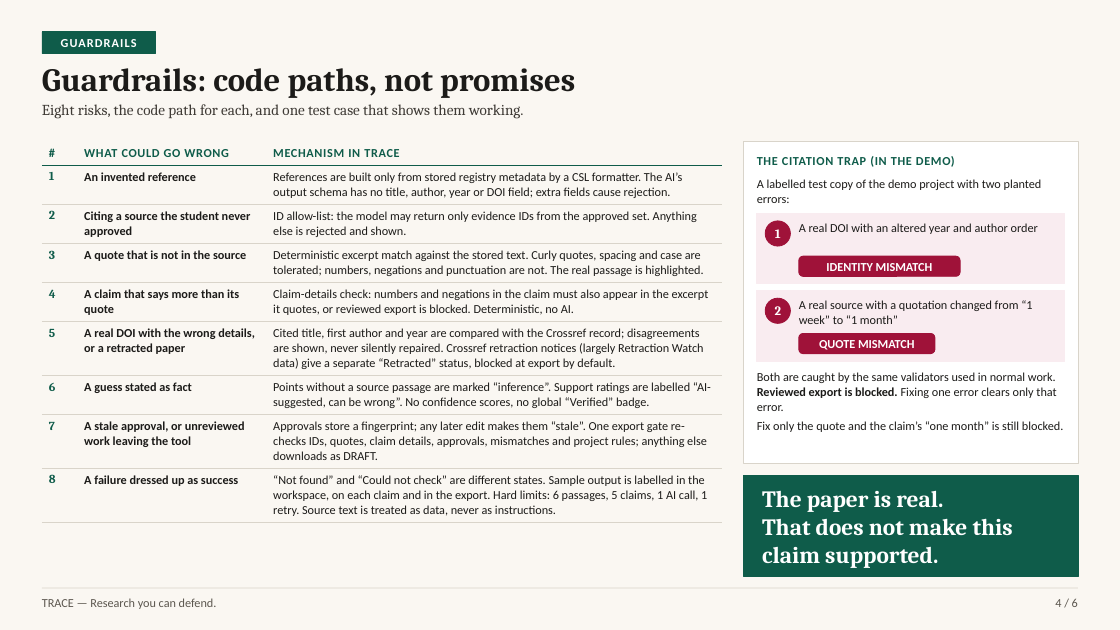
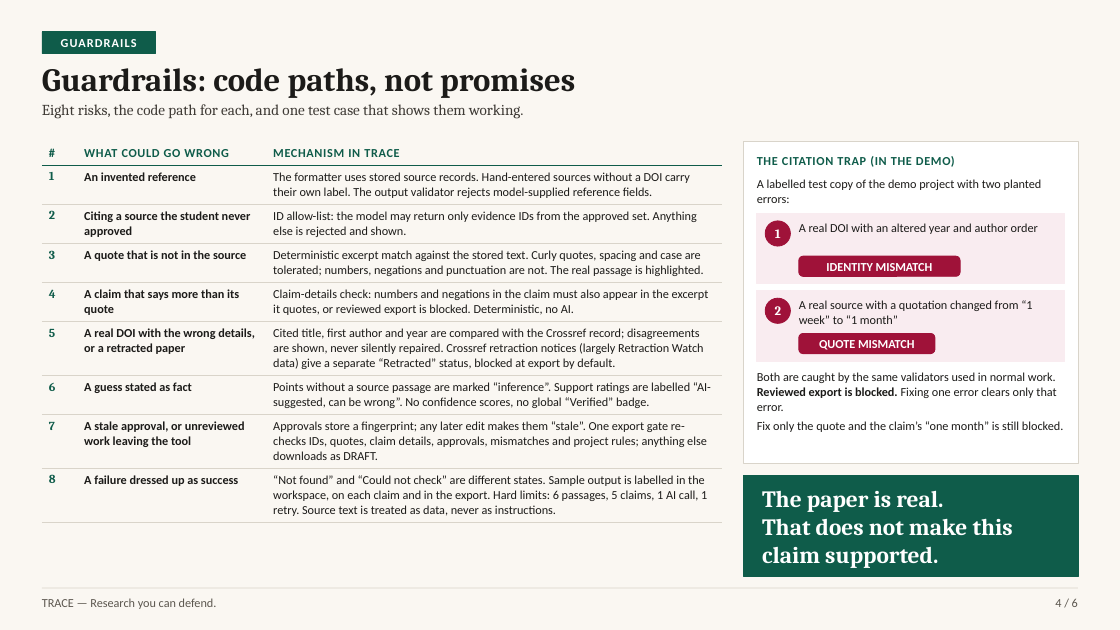
Before and after one commit to mercydeez/trace-hackathon, a slide deck: slide 4 of submissions/phase-1-deck.pptx. Drawn at 1120x630 pixels with LibreOffice and Linux fonts; fonts in the diff are those of the drawing. Boxes give left, top, right and bottom in pixels: in the first picture for what was removed or moved away, otherwise in the second. Text is boxed around its words. In the diff, an @@ line names an element or a change of style, - is before the commit and + after.

```diff
--- a/submissions/phase-1-deck.pptx
+++ b/submissions/phase-1-deck.pptx
@@ table at [42, 141, 723, 520] @@
-row 2, column 3: References are built only from stored registry metadata by a CSL formatter. The AI’s output schema has no title, author, year or DOI field; extra fields cause rejection.
+row 2, column 3: The formatter uses stored source records. Hand-entered sources without a DOI carry their own label. The output validator rejects model-supplied reference fields.
```
Also in this commit, not shown: 5 other slides changed, 55 other files.
